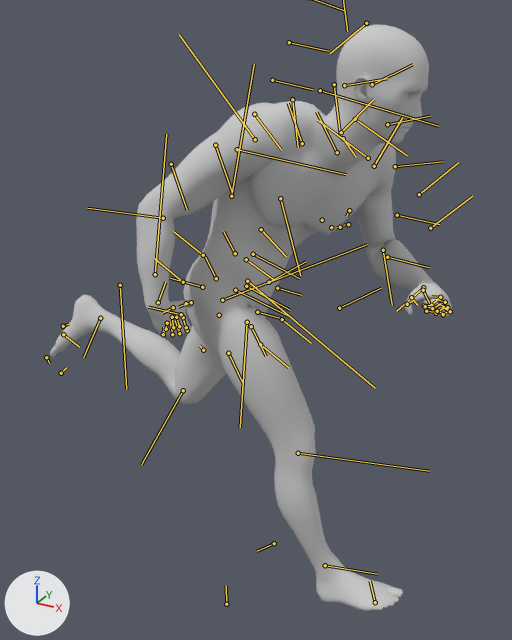
The FBX model Character/Animation/ZWM/Locmotion/Anim_ChongLoop_N.FBX as it was, and as the next commit left it.
Rendered twice from a 50 mm camera at (0.964, -1.676, 1.667) aimed at (0.033, 0.015, 0.821). Every picture has the same lights, and +X, +Y and +Z are marked at lower left. Both versions are drawn at frame 1 of the action 'Take 001'; the numbers are the values there. The bones that bend it are drawn over the model as lines.

The first picture shows 'Male_Body', 'Male_Foot', 'Male_Hand', 'Male_Head', 'Male_Leg'.
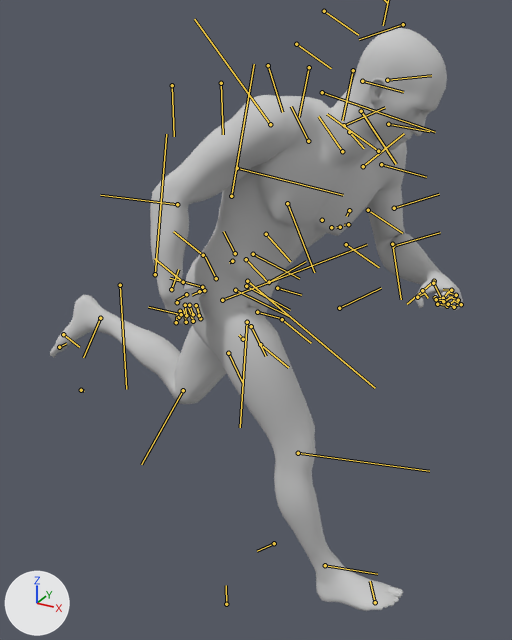
Scene script edits in JSON lines:
```json
{"block": "bone_bip001_spine", "where": "bone_bip001_spine = bpy.data.objects['Bip001'].pose.bones['Bip001 Spine']  # child of 'Bip001 Pelvis'"}
{"op": "set", "path": "bone_bip001_spine.rotation_quaternion", "old": "(0.996, -0.073, -0.001, 0.051)", "new": "(0.987, -0.073, 0.006, 0.145)", "note": "degrees (-8, 0, 6) -> degrees (-8, 2, 17)"}
{"block": "bone_bip001_spine1", "where": "bone_bip001_spine1 = bpy.data.objects['Bip001'].pose.bones['Bip001 Spine1']  # child of 'Bip001 Spine'"}
{"op": "set", "path": "bone_bip001_spine1.rotation_quaternion", "old": "(0.987, -0.086, 0.005, 0.136)", "new": "(0.995, -0.086, -0.002, 0.056)", "note": "degrees (-10, 2, 15) -> degrees (-10, 0, 6)"}
{"block": "bone_bip001_spine2", "where": "bone_bip001_spine2 = bpy.data.objects['Bip001'].pose.bones['Bip001 Spine2']  # child of 'Bip001 Spine1'"}
{"op": "set", "path": "bone_bip001_spine2.rotation_quaternion", "old": "(0.965, -0.198, 0.051, 0.164)", "new": "(0.975, -0.201, 0.035, 0.086)", "note": "degrees (-22, 9, 17) -> degrees (-23, 6, 9)"}
{"block": "bone_bip001_head", "where": "bone_bip001_head = bpy.data.objects['Bip001'].pose.bones['Bip001 Head']  # child of 'Bip001 Neck'"}
{"op": "set", "path": "bone_bip001_head.rotation_quaternion", "old": "(0.992, 0.054, -0.061, -0.092)", "new": "(0.988, 0.058, -0.015, 0.143)", "note": "degrees (7, -6, -11) -> degrees (6, -3, 16)"}
{"block": "bone_bip001_l_clavicle", "where": "bone_bip001_l_clavicle = bpy.data.objects['Bip001'].pose.bones['Bip001 L Clavicle']  # child of 'Bip001 Spine2'"}
{"op": "set", "path": "bone_bip001_l_clavicle.rotation_quaternion", "old": "(1.0, -0.001, 0.0, 0.009)", "new": "(0.991, 0.0, -0.131, 0.009)", "note": "degrees (0, 0, 1) -> degrees (0, -15, 1)"}
{"block": "bone_bip001_l_upperarm", "where": "bone_bip001_l_upperarm = bpy.data.objects['Bip001'].pose.bones['Bip001 L UpperArm']  # child of 'Bip001 L Clavicle'"}
{"op": "set", "path": "bone_bip001_l_upperarm.rotation_quaternion", "old": "(0.963, 0.015, 0.129, -0.237)", "new": "(0.959, 0.032, 0.226, -0.171)", "note": "degrees (-2, 15, -28) -> degrees (-1, 26, -20)"}
{"block": "bone_bip001_r_clavicle", "where": "bone_bip001_r_clavicle = bpy.data.objects['Bip001'].pose.bones['Bip001 R Clavicle']  # child of 'Bip001 Spine2'"}
{"op": "set", "path": "bone_bip001_r_clavicle.rotation_quaternion", "old": "(0.991, -0.018, 0.0, -0.134)", "new": "(0.982, 0.0, 0.129, -0.135)", "note": "degrees (-2, 0, -15) -> degrees (-2, 15, -16)"}
{"block": "bone_bip001_r_upperarm", "where": "bone_bip001_r_upperarm = bpy.data.objects['Bip001'].pose.bones['Bip001 R UpperArm']  # child of 'Bip001 R Clavicle'"}
{"op": "set", "path": "bone_bip001_r_upperarm.rotation_quaternion", "old": "(0.93, -0.303, -0.191, -0.08)", "new": "(0.877, -0.325, -0.35, -0.052)", "note": "degrees (-36, -24, -2) -> degrees (-45, -40, 10)"}
```

Location of each change, (x1, y1, x2, y2) in pixels of the pictures (512 x 640 px):
```json
{"object": "Male_Body", "change": "posed", "before": [136, 101, 426, 292], "after": [150, 95, 437, 285]}
{"object": "Male_Leg", "change": "posed", "before": [104, 256, 331, 563], "after": [104, 254, 331, 563]}
{"object": "Male_Head", "change": "posed", "before": [299, 25, 429, 224], "after": [310, 28, 447, 223]}
{"object": "Male_Hand", "change": "posed", "before": [143, 271, 452, 337], "after": [157, 264, 463, 325], "on screen": "7% shorter"}
{"object": "Male_Eyelash", "change": "posed", "after": [418, 110, 425, 113], "on screen": "not visible before"}
{"bone": "Bip001 Spine", "before": "(246, 259) to (273, 279)", "after": "(246, 259) to (270, 284)"}
{"bone": "Bip001 Spine1", "before": "(261, 229) to (286, 256)", "after": "(266, 234) to (290, 261)"}
{"bone": "Bip001 Spine2", "before": "(280, 198) to (300, 275)", "after": "(287, 203) to (314, 272)"}
{"bone": "Bip001 Head", "before": "(355, 119) to (407, 155)", "after": "(361, 111) to (396, 164)"}
{"bone": "Bip001 L Clavicle", "before": "(337, 152) to (316, 112)", "after": "(342, 151) to (318, 116)"}
{"bone": "Bip001 L UpperArm", "before": "(368, 158) to (317, 120)", "after": "(378, 151) to (327, 114)"}
{"bone": "Bip001 R Clavicle", "before": "(302, 143) to (288, 103)", "after": "(308, 141) to (291, 106)"}
{"bone": "Bip001 R UpperArm", "before": "(255, 139) to (179, 34)", "after": "(270, 124) to (194, 19)"}
```
